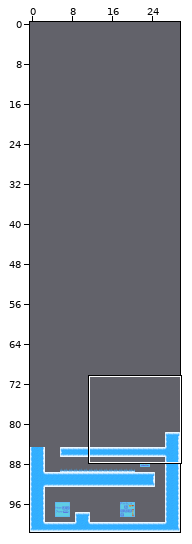
Tiled map -- assets/game/map/ice_test.tmx. Above: a wide view before the commit, with the close-up outlined.
Close-up. Old version:
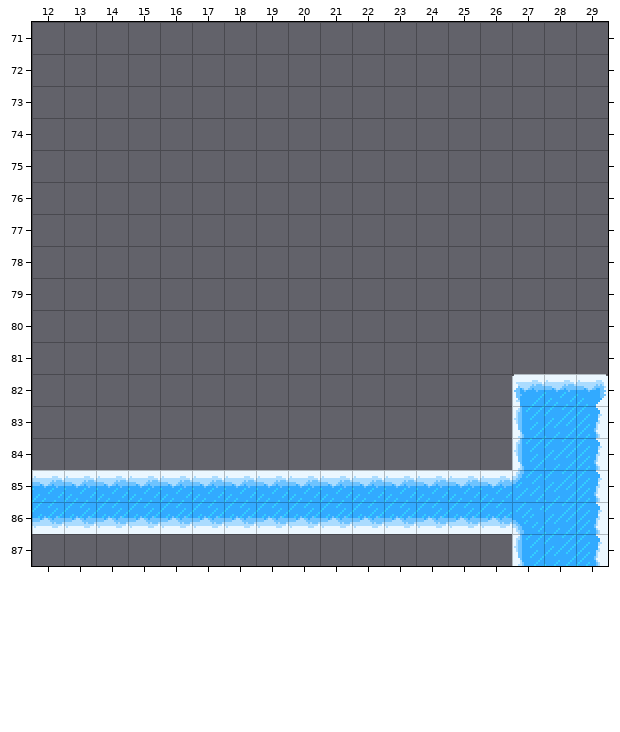
Cells are 16x16 px. Shown: x 12..29, y 71..87. The commit also changed other parts of the map, which this record leaves out. The old version is drawn lined up with the new one.
Now the later version:
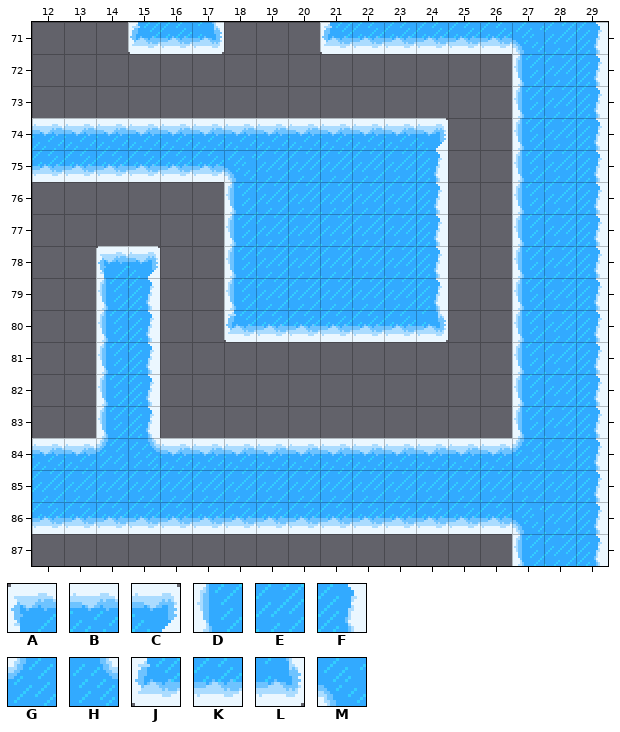
Key: from "ice_tilemap": A 0, B 1, C 2, D 10, E 11, F 12, G 14, H 15, J 20, K 21, L 22, M 24.
_ is an empty cell.
The exact change:
map size 30x85 -> 30x102 cells (old content now starts at 0,17; both pictures use the new coordinates)
Layer "Background":
The author put tile A in row 78 at x 14.
The author put tile B in row 74 at x 12 to 23; in row 84 at x 12 to 13 and 16 to 26.
The author put tile C in row 74 at x 24; in row 78 at x 15.
Tile A becomes tile D in row 82 at x 27.
The author put tile D in rows 72 to 75 at x 27; in rows 76 to 78 at x 18 and 27; in row 79 at x 14, 18 and 27; in rows 80 to 81 at x 14 and 27; in rows 82 to 83 at x 14.
Tile B becomes tile E in row 82 at x 28; in row 85 at x 12 to 26.
Tile G becomes tile E in row 85 at x 27.
The author put tile E in rows 71 to 74 at x 28; in rows 75 to 79 at x 19 to 23 and 28; in rows 80 to 81 at x 28.
Tile C becomes tile F in row 82 at x 29.
The author put tile F in rows 71 to 74 at x 29; in rows 75 to 78 at x 24 and 29; in row 79 at x 15, 24 and 29; in rows 80 to 81 at x 15 and 29; in rows 82 to 83 at x 15.
Tile D becomes tile G in row 84 at x 27.
The author put tile G in row 84 at x 14.
The author put tile H in row 84 at x 15.
The author put tile J in row 71 at x 15 and 21; in row 80 at x 18.
The author put tile K in row 71 at x 16 and 22 to 26; in row 75 at x 12 to 17; in row 80 at x 19 to 23.
The author put tile L in row 71 at x 17; in row 80 at x 24.
The author put tile M in row 71 at x 27; in row 75 at x 18.
